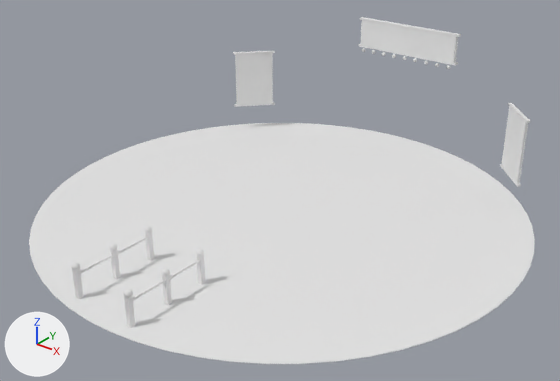
An edit to the Blender file artifacts/level5-void-20261003/blend/Level4_Bay.blend, drawn before and after from the same camera.
Camera for both pictures: a camera (50 mm lens) standing at (49.5, -62.2, 41.0) and looking at (1.2, -1.9, 3.5). The lights are fixed; the arrows at lower left show +X, +Y and +Z. The first picture is the older version.

Names of what the first picture shows: 'BayFloor', 'Marquee_00', 'PosterFrame_13', 'PosterFrame_14', 'PosterFrame_16', 'PosterFrame_17', 'Poster_12', 'Poster_15', 'RopeCap_27', 'RopeCap_29', 'RopePost_18', 'RopePost_20', 'RopePost_22', 'RopePost_26', 'RopePost_28', 'RopePost_30', 'Rope_24', 'Rope_25', 'Rope_32', 'Rope_33' and 6 more.
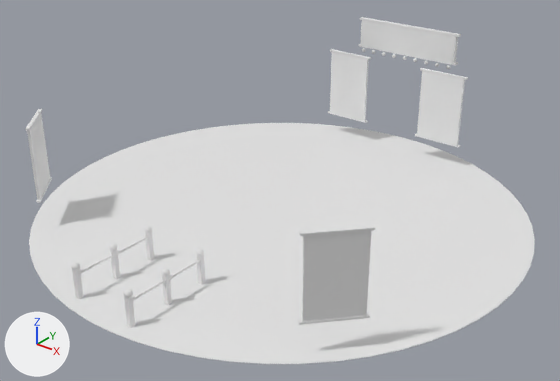
What differs and where, as boxes [x1, y1, x2, y2] in the pictures (560 x 381 px):
```json
{"object": "Poster_15", "change": "moved, turned", "before": [501, 106, 528, 184], "after": [302, 230, 372, 322]}
{"object": "Poster_12", "change": "moved, turned, rescaled", "before": [235, 53, 273, 105], "after": [27, 113, 51, 200]}
{"object": "Rope_32", "change": "moved, rescaled", "before": [170, 260, 199, 279], "after": [417, 71, 465, 145]}
{"object": "RopePost_18", "change": "moved, rescaled", "before": [145, 232, 154, 261], "after": [330, 52, 369, 121], "on screen": "300% wider, 133% taller"}
{"object": "PosterFrame_16", "change": "moved, turned", "before": [508, 103, 530, 123], "after": [299, 225, 376, 236]}
{"object": "RopePost_28", "change": "moved", "before": [162, 274, 172, 305], "after": [72, 268, 83, 299]}
{"object": "RopePost_22", "change": "moved", "before": [72, 268, 83, 299], "after": [145, 232, 154, 261]}
{"object": "RopePost_26", "change": "moved", "before": [197, 255, 205, 285], "after": [110, 250, 120, 279]}
{"object": "RopePost_30", "change": "moved, rescaled", "before": [124, 296, 135, 328], "after": [415, 134, 460, 148]}
{"object": "RopePost_20", "change": "moved, rescaled", "before": [110, 250, 120, 279], "after": [328, 111, 368, 123]}
{"object": "Rope_33", "change": "moved, rescaled", "before": [133, 279, 165, 301], "after": [420, 68, 468, 80]}
{"object": "PosterFrame_17", "change": "moved, turned", "before": [500, 164, 521, 187], "after": [298, 313, 370, 325]}
{"object": "Rope_25", "change": "moved", "before": [80, 254, 113, 274], "after": [118, 237, 148, 254]}
{"object": "Rope_24", "change": "moved, rescaled", "before": [118, 237, 148, 254], "after": [330, 49, 371, 59]}
{"object": "PosterFrame_13", "change": "moved, turned", "before": [233, 51, 275, 54], "after": [25, 109, 42, 131]}
{"object": "RopeCap_29", "change": "moved", "before": [161, 268, 170, 276], "after": [71, 262, 80, 271]}
{"object": "PosterFrame_14", "change": "moved, turned", "before": [234, 102, 275, 107], "after": [36, 177, 52, 203]}
{"object": "RopeCap_27", "change": "moved", "before": [196, 248, 204, 257], "after": [109, 243, 118, 251]}
```

The change, as JSON lines over the scene's bpy script:
```json
{"op": "set", "path": "ob_poster_12.location", "old": "(-19.31, 18.0, 7.3)", "new": "(-19.69, -17.73, 7.45)"}
{"op": "set", "path": "ob_poster_12.rotation_euler", "old": "(0.0, 0.0, 0.82)", "new": "(0.0, 0.0, 2.304)", "note": "degrees (0, 0, 47) -> degrees (0, 0, 132)"}
{"op": "set", "path": "ob_poster_12.scale", "old": "(5.2, 0.3, 7.4)", "new": "(5.4, 0.3, 8.1)"}
{"op": "set", "path": "ob_posterframe_13.location", "old": "(-19.31, 18.0, 11.11)", "new": "(-19.69, -17.73, 11.61)"}
{"op": "set", "path": "ob_posterframe_13.rotation_euler", "old": "(0.0, 0.0, 0.82)", "new": "(0.0, 0.0, 2.304)", "note": "degrees (0, 0, 47) -> degrees (0, 0, 132)"}
{"op": "set", "path": "ob_posterframe_14.location", "old": "(-19.31, 18.0, 3.49)", "new": "(-19.69, -17.73, 3.29)"}
{"op": "set", "path": "ob_posterframe_14.rotation_euler", "old": "(0.0, 0.0, 0.82)", "new": "(0.0, 0.0, 2.304)", "note": "degrees (0, 0, 47) -> degrees (0, 0, 132)"}
{"op": "set", "path": "ob_poster_15.location", "old": "(19.31, 18.0, 7.3)", "new": "(19.69, -17.73, 7.45)"}
{"op": "set", "path": "ob_poster_15.rotation_euler", "old": "(0.0, 0.0, -0.82)", "new": "(0.0, 0.0, -2.304)", "note": "degrees (0, 0, -47) -> degrees (0, 0, -132)"}
{"op": "set", "path": "ob_posterframe_16.location", "old": "(19.31, 18.0, 11.11)", "new": "(19.69, -17.73, 11.61)"}
{"op": "set", "path": "ob_posterframe_16.rotation_euler", "old": "(0.0, 0.0, -0.82)", "new": "(0.0, 0.0, -2.304)", "note": "degrees (0, 0, -47) -> degrees (0, 0, -132)"}
{"op": "set", "path": "ob_posterframe_17.location", "old": "(19.31, 18.0, 3.49)", "new": "(19.69, -17.73, 3.29)"}
{"op": "set", "path": "ob_posterframe_17.rotation_euler", "old": "(0.0, 0.0, -0.82)", "new": "(0.0, 0.0, -2.304)", "note": "degrees (0, 0, -47) -> degrees (0, 0, -132)"}
{"op": "set", "path": "ob_ropepost_18.location", "old": "(-3.6, -17.0, 1.6)", "new": "(-7.0, 23.5, 7.35)"}
{"op": "set", "path": "ob_ropepost_18.scale", "old": "(0.5, 0.5, 3.2)", "new": "(5.8, 0.3, 8.7)"}
{"op": "set", "path": "ob_ropepost_20.location", "old": "(-3.6, -21.5, 1.6)", "new": "(-7.0, 23.5, 2.89)"}
{"op": "set", "path": "ob_ropepost_20.scale", "old": "(0.5, 0.5, 3.2)", "new": "(6.4, 0.4, 0.22)"}
{"op": "set", "path": "ob_ropepost_22.location", "old": "(-3.6, -26.0, 1.6)", "new": "(-3.6, -17.0, 1.6)"}
{"op": "set", "path": "ob_rope_24.location", "old": "(-3.6, -19.25, 2.61)", "new": "(-7.0, 23.5, 11.83)"}
{"op": "set", "path": "ob_rope_24.scale", "old": "(0.22, 4.2, 0.22)", "new": "(6.4, 0.4, 0.22)"}
{"op": "set", "path": "ob_rope_25.location", "old": "(-3.6, -23.75, 2.61)", "new": "(-3.6, -19.25, 2.61)"}
{"op": "set", "path": "ob_ropepost_26.location", "old": "(3.6, -17.0, 1.6)", "new": "(-3.6, -21.5, 1.6)"}
{"op": "set", "path": "ob_ropecap_27.location", "old": "(3.6, -17.0, 3.4)", "new": "(-3.6, -21.5, 3.4)"}
{"op": "set", "path": "ob_ropepost_28.location", "old": "(3.6, -21.5, 1.6)", "new": "(-3.6, -26.0, 1.6)"}
{"op": "set", "path": "ob_ropecap_29.location", "old": "(3.6, -21.5, 3.4)", "new": "(-3.6, -26.0, 3.4)"}
{"op": "set", "path": "ob_ropepost_30.location", "old": "(3.6, -26.0, 1.6)", "new": "(7.0, 23.5, 2.89)"}
{"op": "set", "path": "ob_ropepost_30.scale", "old": "(0.5, 0.5, 3.2)", "new": "(6.4, 0.4, 0.22)"}
{"op": "set", "path": "ob_rope_32.location", "old": "(3.6, -19.25, 2.61)", "new": "(7.0, 23.5, 7.35)"}
{"op": "set", "path": "ob_rope_32.scale", "old": "(0.22, 4.2, 0.22)", "new": "(5.8, 0.3, 8.7)"}
{"op": "set", "path": "ob_rope_33.location", "old": "(3.6, -23.75, 2.61)", "new": "(7.0, 23.5, 11.83)"}
{"op": "set", "path": "ob_rope_33.scale", "old": "(0.22, 4.2, 0.22)", "new": "(6.4, 0.4, 0.22)"}
```
